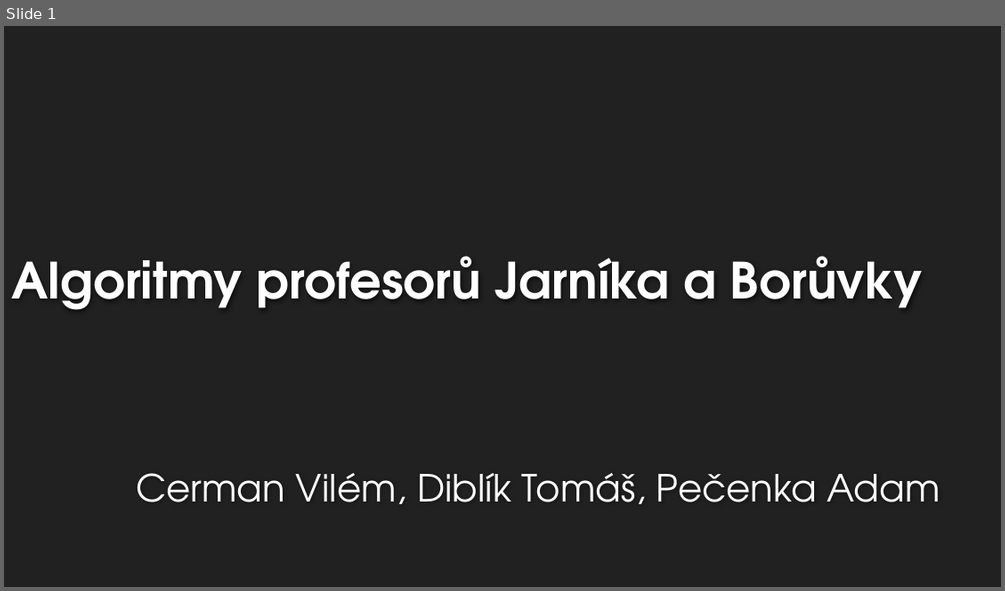
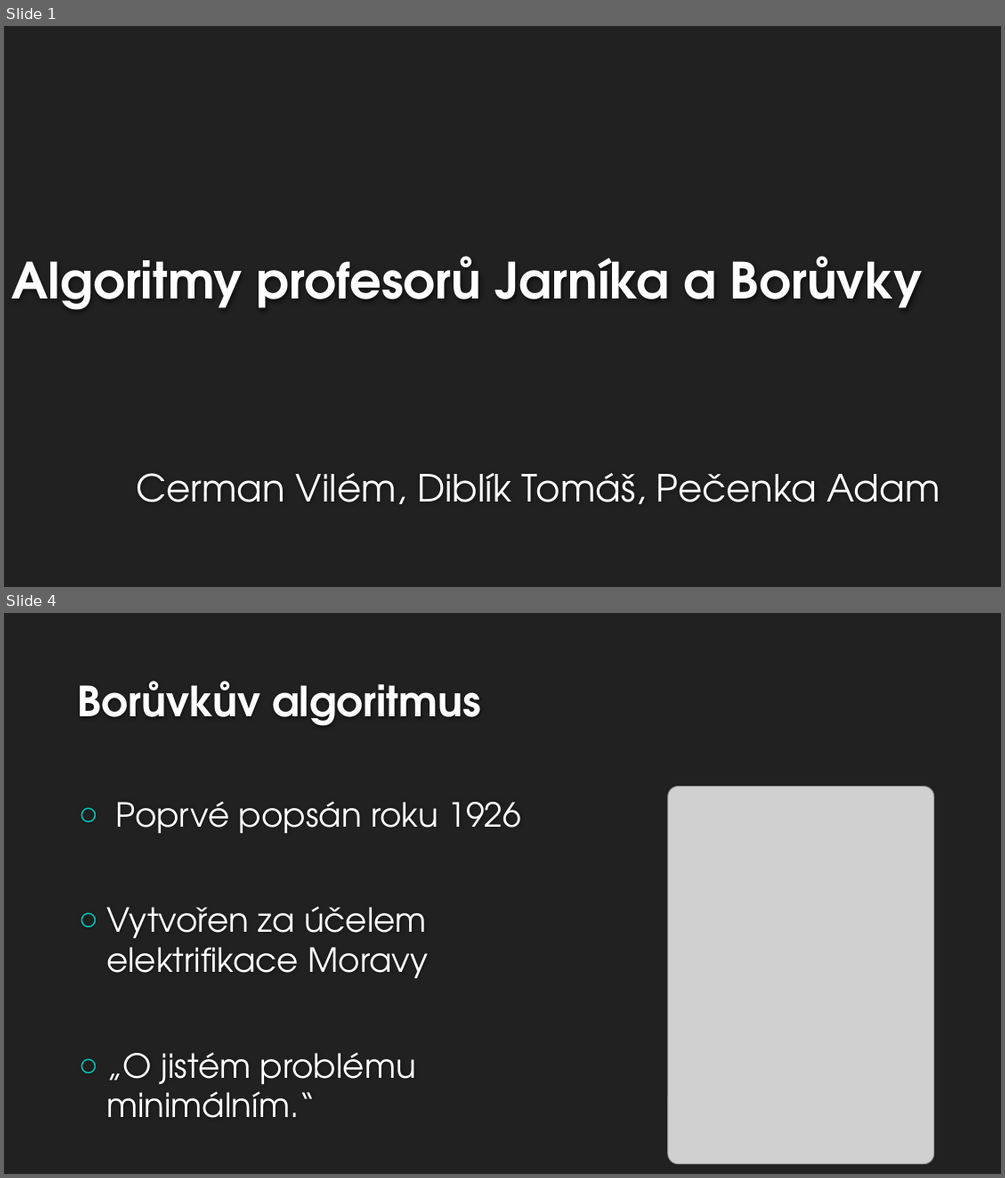
Before and after one commit to Aidam7/Jarnik-Boruvka-MST-Algorithms, a slide deck: output-presentation.pptx. Shown one above the other, each under a label of ours: slide 1 before the commit, slides 1 and 4 after it; the slides between them are not shown. The pictures are 1005x591 and 1005x1178 pixels, drawn with LibreOffice and Linux fonts; fonts in the diff are those of the drawing; grey boxes stand for pictures; background and template pictures are left out. Boxes give left, top, right and bottom in pixels: in the first picture for what was removed or moved away, otherwise in the second. Text is boxed around its words. In the diff, an @@ line names an element or a change of style, - is before the commit and + after.

```diff
--- a/output-presentation.pptx
+++ b/output-presentation.pptx
@@ slide 4 added at (4, 613, 1001, 1174), background #212121 @@
@@ title added at (78, 681, 481, 726), 40 pt, text #FEFEFE, bold @@
+Borůvkův algoritmus
@@ picture added at (668, 787, 934, 1164) @@
@@ text added at (106, 801, 522, 1118), 32 pt, text #FFFFFF @@
+○ Poprvé popsán roku 1926
+○ Vytvořen za účelem elektrifikace Moravy
+○ „O jistém problému minimálním.“
```
Also in this commit, not shown: 1 slide changed, 19 other slides added.
